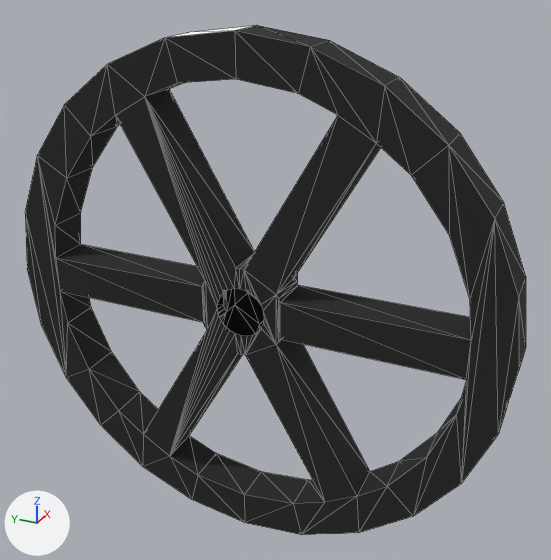
The COLLADA model naruse-mockup/resource/Valve_only.dae, before and after one commit.
Rendered twice from a 50 mm lens placed at (-0.1203, -0.0598, 0.0666), pointed at (0.0064, -0.0028, 0.0033). The axes (+X, +Y, +Z) are drawn at lower left. The lights are the same throughout. Mesh edges are drawn as thin lines. Where no turn or scale is listed for an object, it has been applied to the vertices.

Names of what the first picture shows: 'valve'.
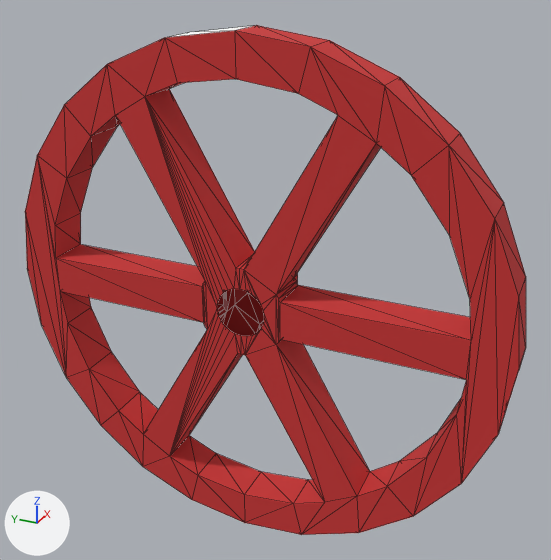
Pixel boxes (x1, y1, x2, y2) of what changed, in the pictures (551 x 560 px):
'valve', recoloured (black to red)
    both: (25, 25, 526, 535)

The change, as a list of edits to the scene's bpy script:
```text
Change mat_auto_6:
    mat_auto_6.base_color: (0.013, 0.013, 0.013) -> (0.604, 0.0331, 0.0331)  # black #1e1e1e -> red #cc3333
```
